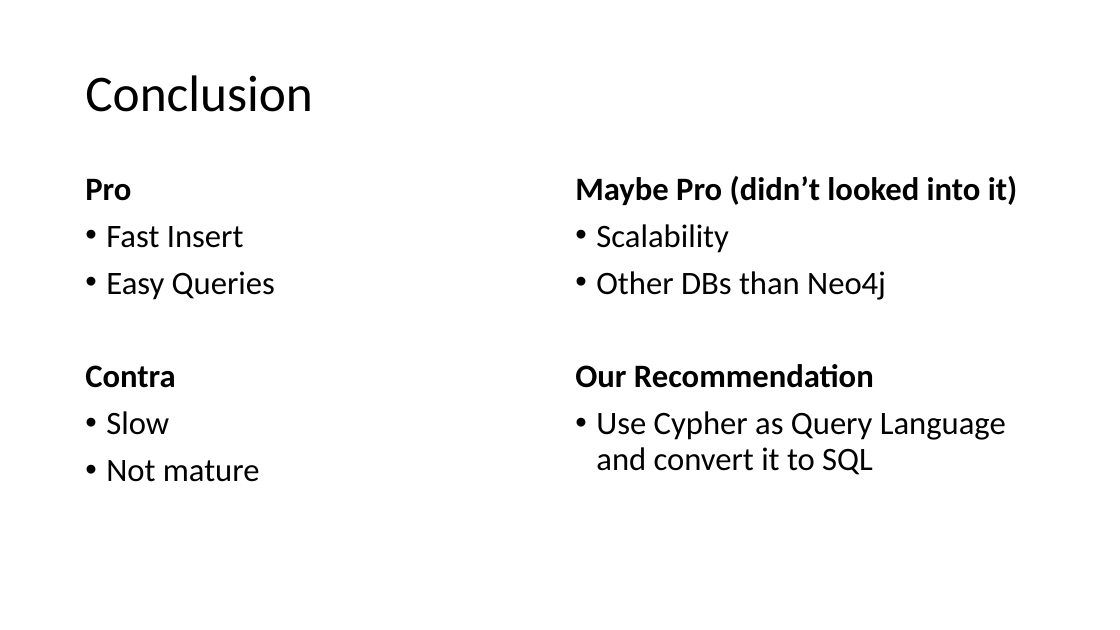
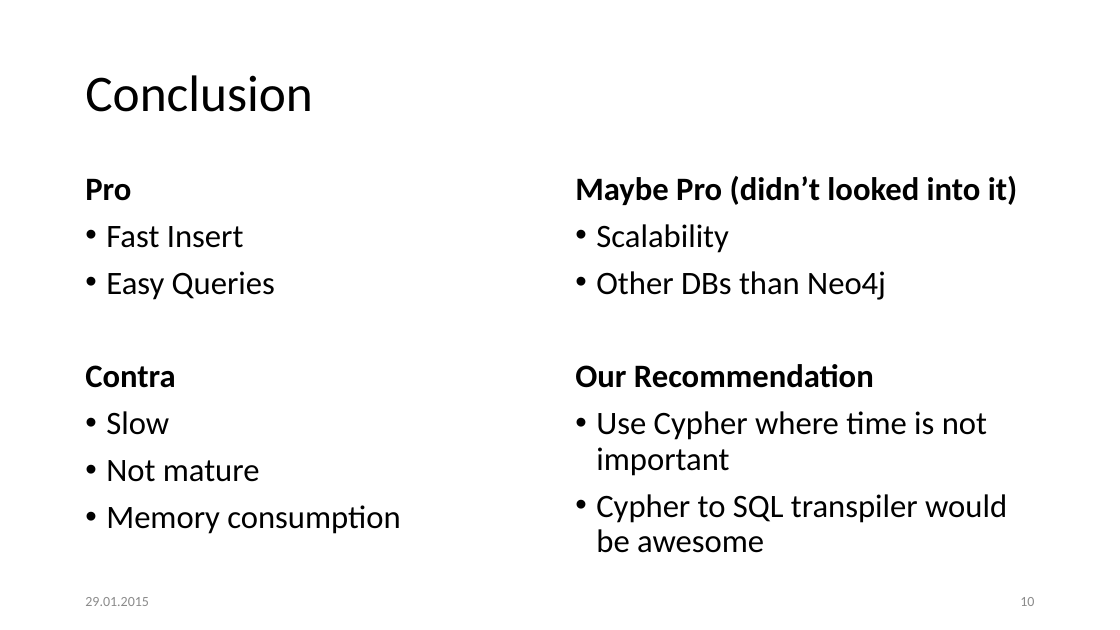
Before and after one commit to bernhardmgruber/philosophywiki, a slide deck: slide 10 of doc/presentation/Presentation.pptx. Drawn at 1120x630 pixels with LibreOffice and Linux fonts; fonts in the diff are those of the drawing. Boxes give left, top, right and bottom in pixels: in the first picture for what was removed or moved away, otherwise in the second. Text is boxed around its words. In the diff, an @@ line names an element or a change of style, - is before the commit and + after.

```diff
--- a/doc/presentation/Presentation.pptx
+++ b/doc/presentation/Presentation.pptx
@@ text at <box>596,411,1007,553</box>: text changed @@
-• Use Cypher as Query Language and convert it to SQL
+• Use Cypher where time is not important
+• Cypher to SQL transpiler would be awesome
@@ text at <box>106,505,400,534</box>: paragraph added @@
+• Memory consumption
@@ text added at <box>85,597,149,606</box>, 12 pt, text #8C8C8C @@
+29.01.2015
@@ page number added at <box>1020,597,1034,606</box>, 12 pt, text #8C8C8C @@
+10
```
Also in this commit, not shown: 9 other slides changed, 3 other files.
